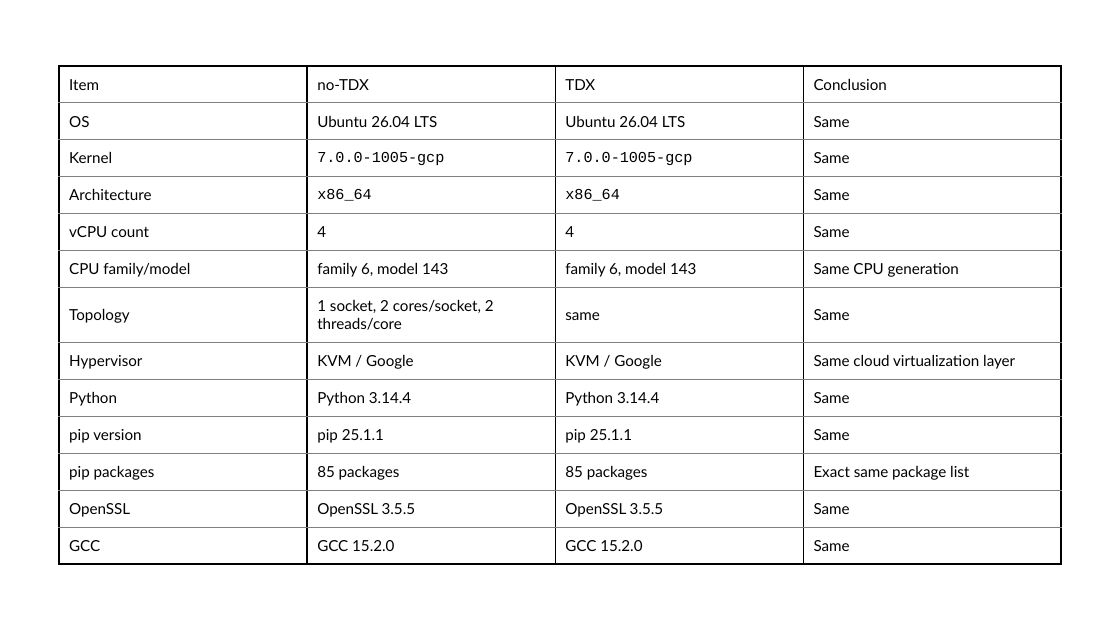
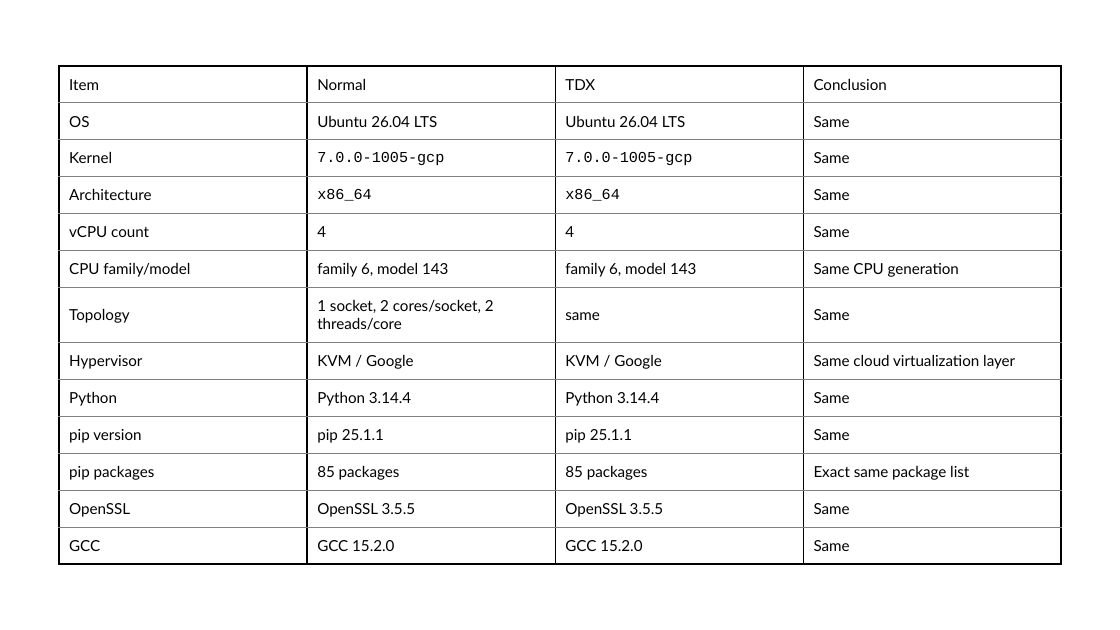
Before and after one commit to YMa10-ACS/CT5195-Master-capstone, a slide deck: slide 10 of Records/Initial experiment Result.pptx. Drawn at 1120x630 pixels with LibreOffice and Linux fonts; fonts in the diff are those of the drawing. Boxes give left, top, right and bottom in pixels: in the first picture for what was removed or moved away, otherwise in the second. Text is boxed around its words. In the diff, an @@ line names an element or a change of style, - is before the commit and + after.

```diff
--- a/Records/Initial experiment Result.pptx
+++ b/Records/Initial experiment Result.pptx
@@ table at (x1=59, y1=66, x2=1060, y2=564) @@
-row 1, column 2: no-TDX
+row 1, column 2: Normal
```
Also in this commit, not shown: 1 other slide changed.
